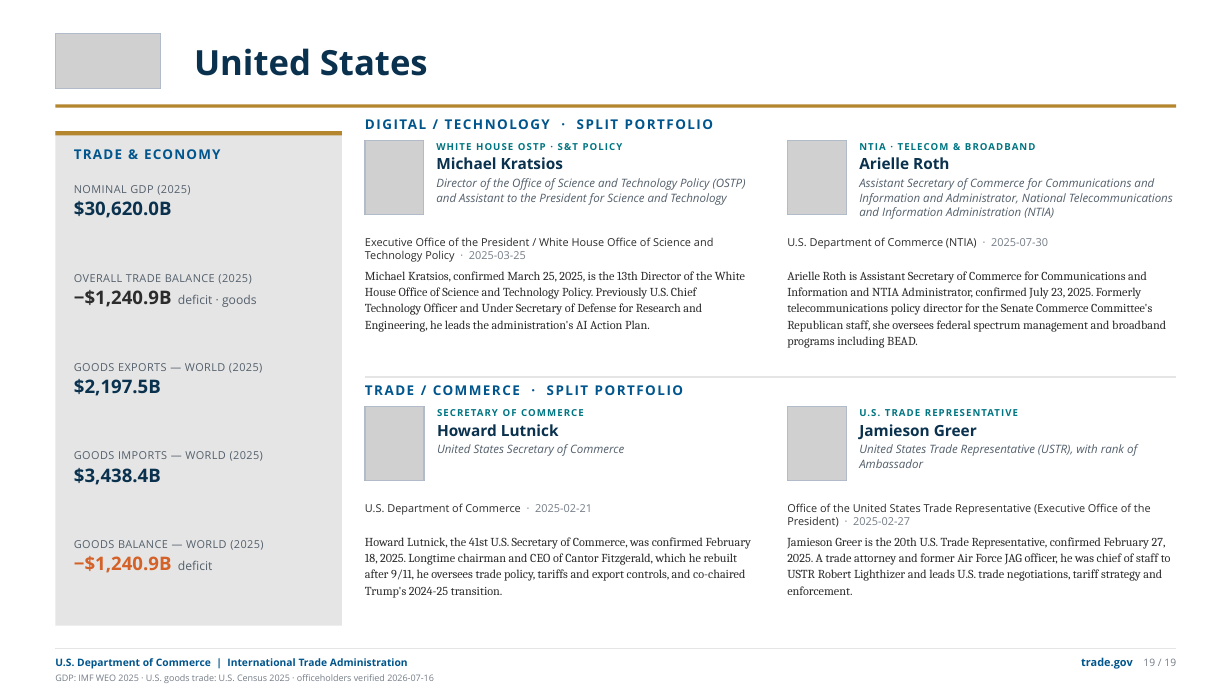
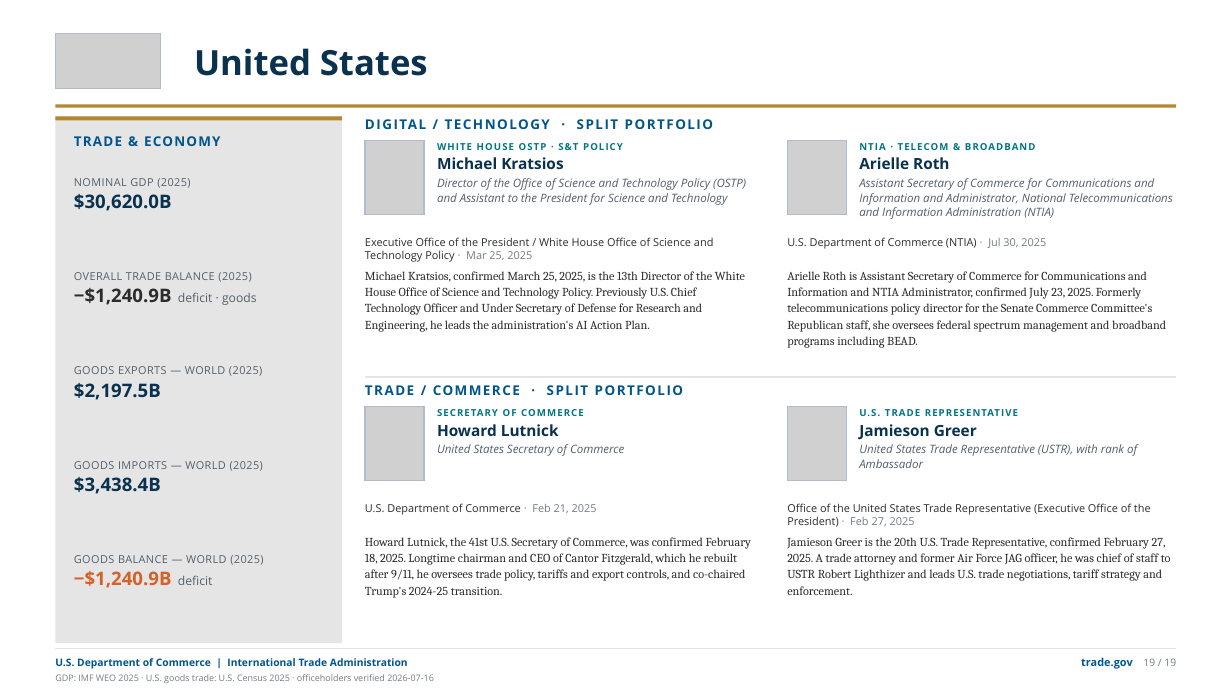
Before and after one commit to jsilbs18-cloud/Photo, a slide deck: slide 22 of output/g20-ministers-trade-deck.pptx (slide 23 before the commit). Drawn at 1232x693 pixels with LibreOffice and Linux fonts; fonts in the diff are those of the drawing; grey boxes stand for pictures. Boxes give left, top, right and bottom in pixels: in the first picture for what was removed or moved away, otherwise in the second. Text is boxed around its words. In the diff, an @@ line names an element or a change of style, - is before the commit and + after.

```diff
--- a/output/g20-ministers-trade-deck.pptx
+++ b/output/g20-ministers-trade-deck.pptx
@@ rectangle: place and size @@
-rectangle at [55,131,342,135]
+rectangle at [55,116,342,120]
@@ rectangle: place and size @@
-rectangle at [55,131,342,626]
+rectangle at [55,116,342,643]
@@ text "TRADE & ECONOMY": place and size @@
-text "TRADE & ECONOMY" at [74,149,220,159]
+text "TRADE & ECONOMY" at [74,136,220,146]
@@ text "NOMINAL GDP (2025)": place and size @@
-text "NOMINAL GDP (2025)" at [74,185,190,218]
+text "NOMINAL GDP (2025)" at [74,178,190,211]
@@ text at [365,237,713,262]: text changed @@
-Executive Office of the President / White House Office of Science and Technology Policy · 2025-03-25
+Executive Office of the President / White House Office of Science and Technology Policy · Mar 25, 2025
@@ text at [787,237,1046,249]: text changed @@
-U.S. Department of Commerce (NTIA) · 2025-07-30
+U.S. Department of Commerce (NTIA) · Jul 30, 2025
@@ text "GOODS EXPORTS — WORLD (2025)": place and size @@
-text "GOODS EXPORTS — WORLD (2025)" at [74,363,262,396]
+text "GOODS EXPORTS — WORLD (2025)" at [74,366,262,400]
@@ text "GOODS IMPORTS — WORLD (2025)": place and size @@
-text "GOODS IMPORTS — WORLD (2025)" at [74,451,263,485]
+text "GOODS IMPORTS — WORLD (2025)" at [74,461,263,494]
@@ text at [365,503,597,515]: text changed @@
-U.S. Department of Commerce · 2025-02-21
+U.S. Department of Commerce · Feb 21, 2025
@@ text at [787,503,1151,527]: text changed @@
-Office of the United States Trade Representative (Executive Office of the President) · 2025-02-27
+Office of the United States Trade Representative (Executive Office of the President) · Feb 27, 2025
@@ text "GOODS BALANCE — WORLD (2025)": place and size @@
-text "GOODS BALANCE — WORLD (2025)" at [74,540,263,573]
+text "GOODS BALANCE — WORLD (2025)" at [74,555,263,588]
```
Also in this commit, not shown: 22 other slides changed, 1 slide removed, 39 other files.
